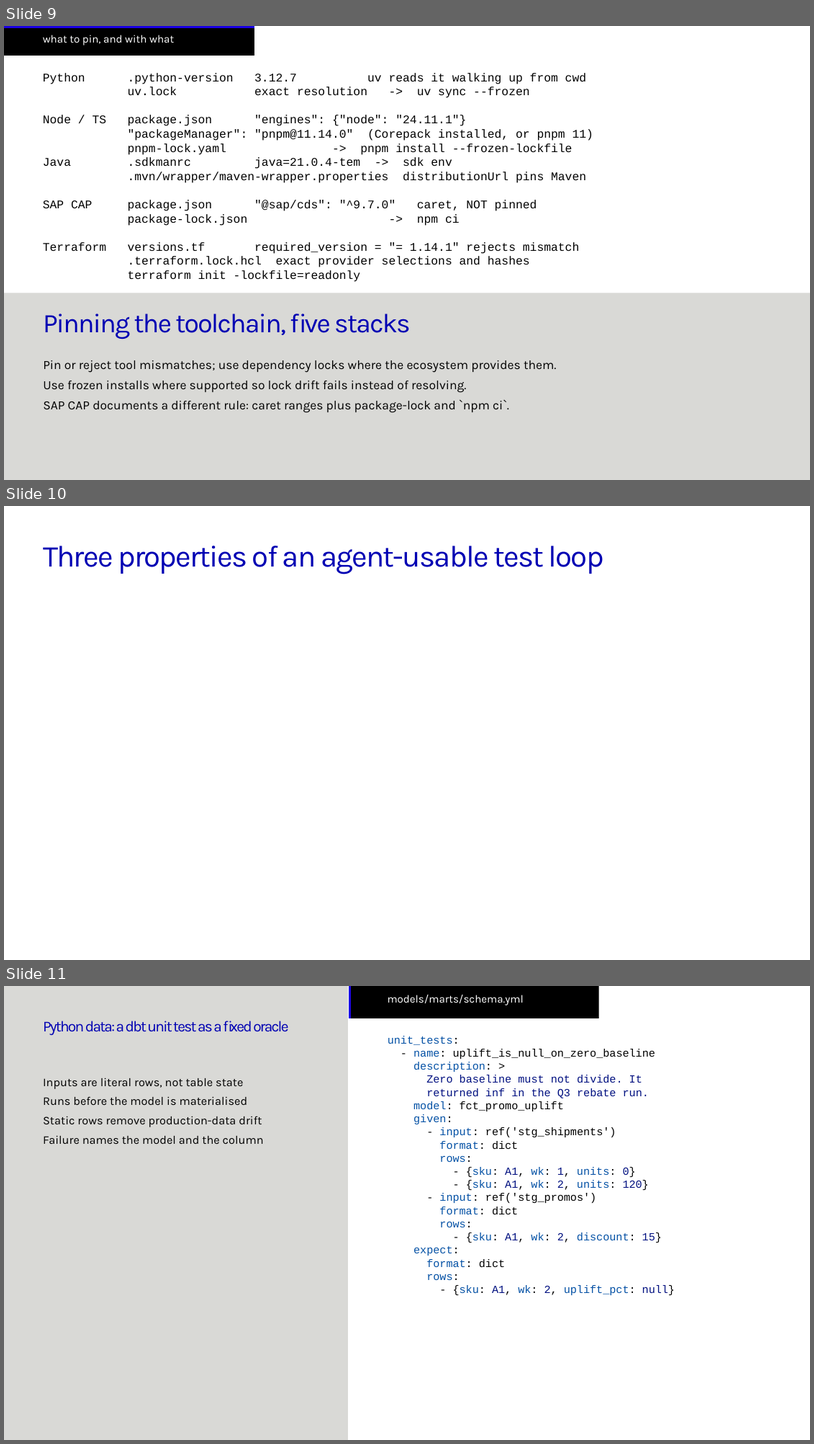
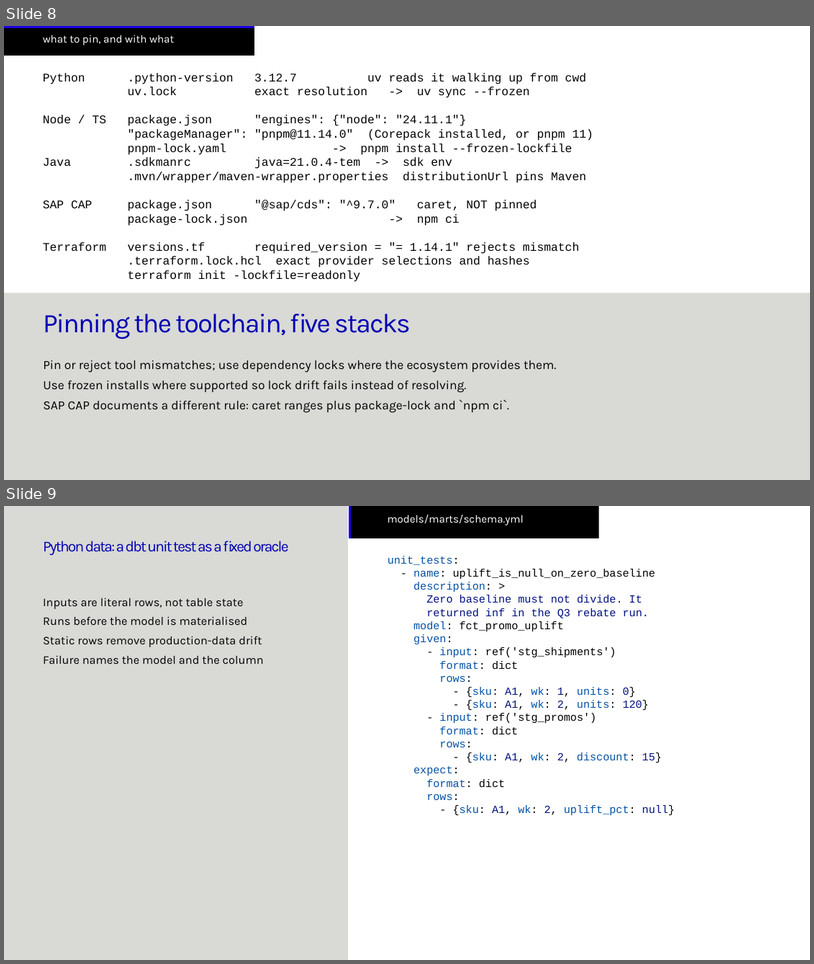
Before and after one commit to sabajamalian/agentic-sdlc-demo-01, a slide deck: decks/agent-ready-repos.pptx. Shown one above the other, each under a label of ours: slides 9, 10 and 11 before the commit, slides 8 and 9 after it. The pictures are 814x1444 and 814x964 pixels, drawn with LibreOffice and Linux fonts; fonts in the diff are those of the drawing; background and template pictures are left out. Boxes give left, top, right and bottom in pixels: in the first picture for what was removed or moved away, otherwise in the second. Text is boxed around its words. In the diff, an @@ line names an element or a change of style, - is before the commit and + after.

```diff
--- a/decks/agent-ready-repos.pptx
+++ b/decks/agent-ready-repos.pptx
@@ slide 10 removed at (4, 506, 810, 960), background #FFFFFF @@
@@ title removed at (43, 546, 604, 574) @@
-Three properties of an agent-usable test loop
@@ what was slide 9 is now slide 8 @@
@@ what was slide 11 is now slide 9 @@
```
Also in this commit, not shown: 9 slides changed, 1 other slide removed.
